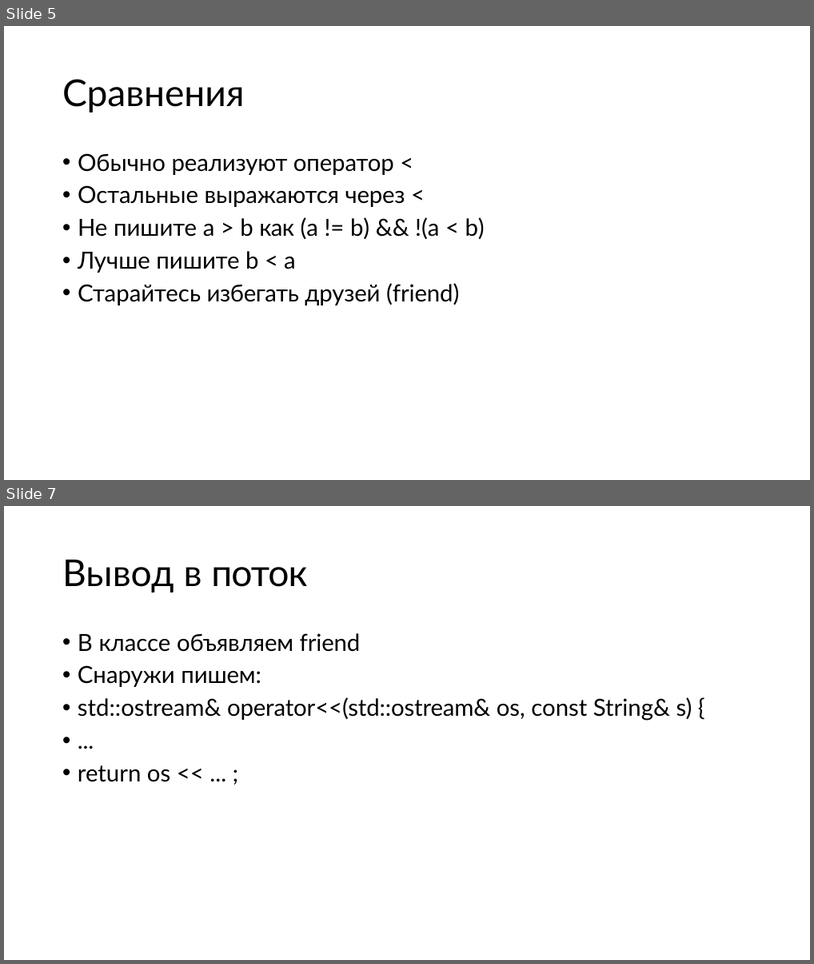
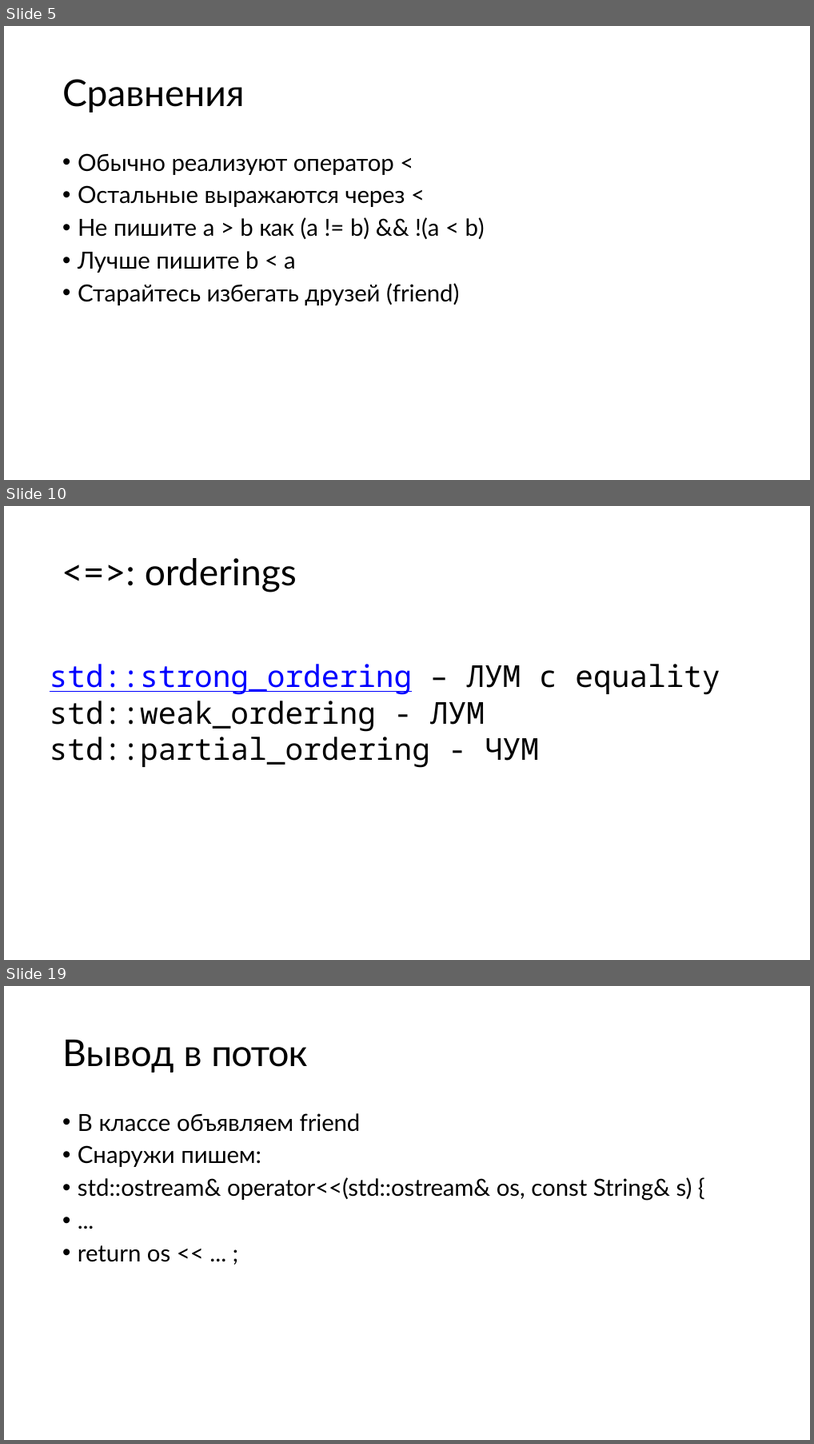
Before and after one commit to kostya2709/C_Plus_Plus_seminars, a slide deck: fall/sem_9_overload/presentations/Семинар_9.pptx. Shown one above the other, each under a label of ours: slides 5 and 7 before the commit, slides 5, 10 and 19 after it; the slides between them are not shown. The pictures are 814x964 and 814x1444 pixels, drawn with LibreOffice and Linux fonts; fonts in the diff are those of the drawing. Boxes give left, top, right and bottom in pixels: in the first picture for what was removed or moved away, otherwise in the second. Text is boxed around its words. In the diff, an @@ line names an element or a change of style, - is before the commit and + after.

```diff
--- a/fall/sem_9_overload/presentations/Семинар_9.pptx
+++ b/fall/sem_9_overload/presentations/Семинар_9.pptx
@@ slide 10 added at bbox=[4, 506, 810, 960], background #FFFFFF @@
@@ title added at bbox=[145, 558, 297, 592], 44 pt, text #000000 @@
+<=>: orderings
@@ text added at bbox=[50, 664, 720, 768], 36 pt, text #000000 @@
+std::strong_ordering – ЛУМ с equality
+std::weak_ordering - ЛУМ
+std::partial_ordering - ЧУМ
@@ what was slide 7 is now slide 19 @@
```
Also in this commit, not shown: 1 slide changed, 11 other slides added, 25 other files.
